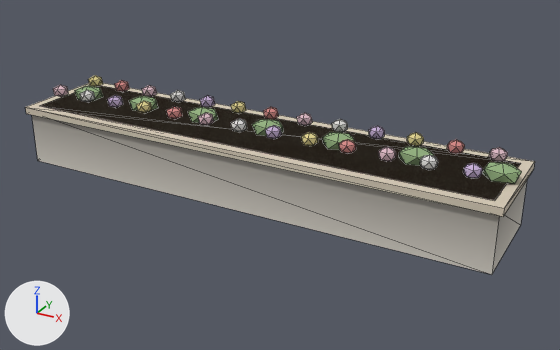
The glTF model public/assets/island/mall-v2/roof_flowerbed_long__4.glb: old version first, new version second.
Rendered twice from a 50 mm camera at (2.9, -4.9, 2.63) aimed at (0.19, 0.02, 0.16). Arrows for +X, +Y and +Z are at lower left; the lights stay in place. The older version comes first. Mesh edges are drawn as thin lines. Where no turn or scale is listed for an object, it has been applied to the vertices. Vertices at exactly the same position are counted once.
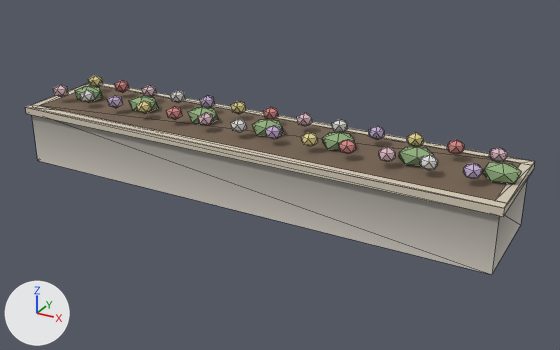
Pixel boxes [x1, y1, x2, y2] of what changed, in the pictures (560 x 350 px):
part 1 of me_mesh_0, reshaped: [27, 83, 535, 208] in both

The change, as a list of edits to the scene's bpy script:
```text
Change me_mesh_0:
    used by ob_mesh_0; location = (-2.03, 0.43, 0.0)
    remove me_mesh_0.from_pydata(...)  # 420 vertices, 696 faces; spans x 0.0..4.06, y -0.86..0.0, z 0.0..0.66
    add me_mesh_0.from_pydata(...)  # 429 vertices, 710 faces; spans x 0.0..4.06, y -0.86..0.0, z 0.0..0.66
    me_mesh_0 part 1
    2 faces are deleted
    9 vertices are added at x 0.0..4.06, y -0.86..-0.07, z 0.5
    16 new faces join them
```
